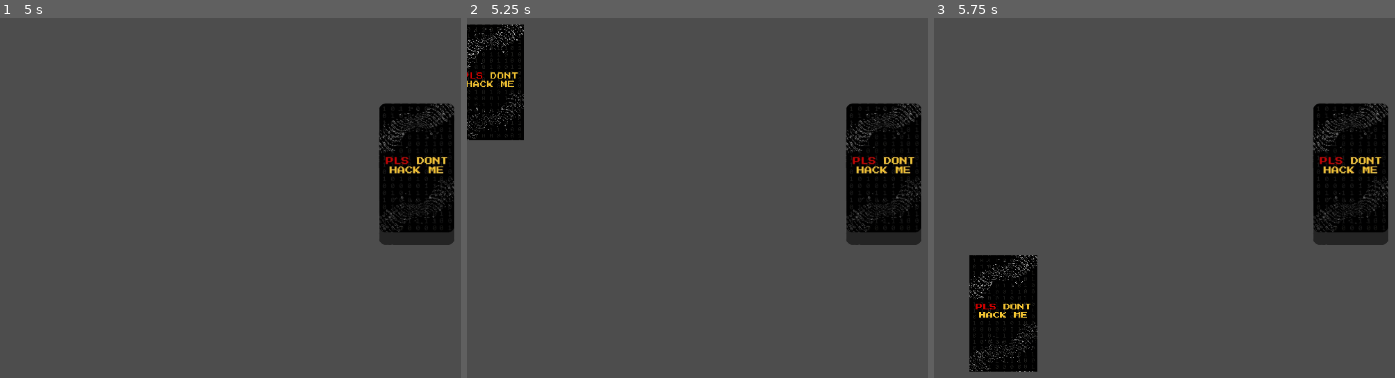
Above: before the commit, frames 1-3 (left to right).
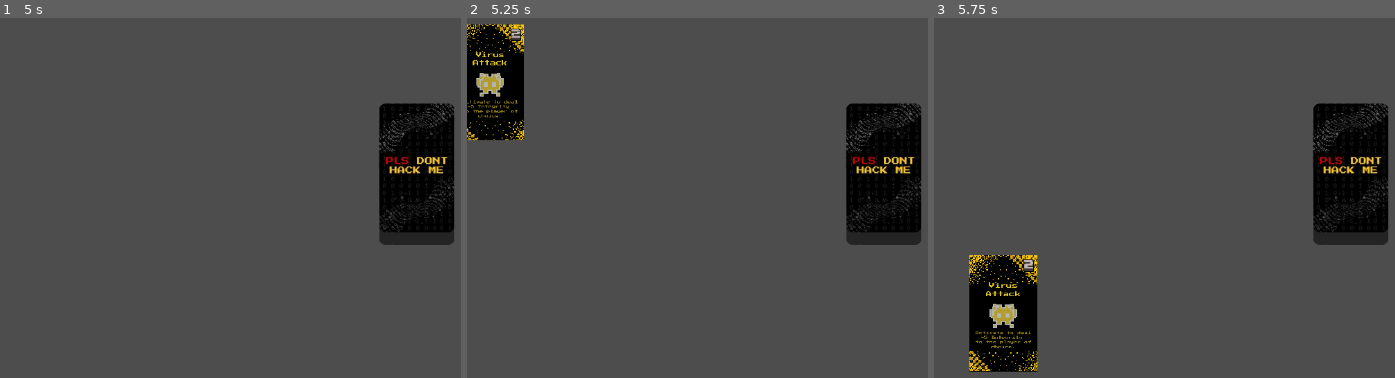
Above: after the commit, the same moments.

Repository: tawaninm/PlsDontHackMe
Game: Godot game, scene res://Scene/main.tscn
Same seed, same stepped clock (60 frames per second), same inputs: the game is played once before the commit and once after it.
Inputs (mouse positions are in pixels of both pictures, inside the frame that each line leads up to):
- Up to frame 1 (5 s): tap Enter at 0.5, 2, 3.5 s; move the mouse to (outside the picture) at 0.52 s; click (outside the picture) at 0.67 s; tap Space at 1.25, 2.75, 4.25 s; drag from (239, 212) to (414, 169) at 1.27 s; move the mouse to (outside the picture) at 2.02 s; click (outside the picture) at 2.17 s; drag from (359, 280) to (161, 122) at 2.77 s; move the mouse to (outside the picture) at 3.52 s; click (outside the picture) at 3.67 s; drag from (161, 122) to (414, 169) at 4.27 s
- Up to frame 2 (5.25 s): move the mouse to (904, 190) at 5.02 s; click (904, 190) at 5.17 s
- Up to frame 3 (5.75 s): no input

Frame 1 is identical in both runs. In frame 2, 1.6% of the frame differs, in the area x 0-13%, y 1-35%; in frame 3, 1.9%, in the area x 7-23%, y 65-99%.

Commit message:
Working Multiple Cards

Diff:
--- a/Scene/card.tscn
+++ b/Scene/card.tscn
@@ -1,7 +1,6 @@
-[gd_scene load_steps=4 format=3 uid="uid://u44cll7bp3s0"]
+[gd_scene load_steps=3 format=3 uid="uid://u44cll7bp3s0"]
 
 [ext_resource type="Script" uid="uid://c372ipk0lnpbf" path="res://Script/card.gd" id="1_xlue2"]
-[ext_resource type="Texture2D" uid="uid://bhihhqxt3daf1" path="res://Asset/CARDS/4.png" id="2_vg657"]
 
 [sub_resource type="RectangleShape2D" id="RectangleShape2D_p405s"]
 size = Vector2(760, 1345)
@@ -14,10 +13,9 @@
 [node name="Area2D" type="Area2D" parent="."]
 position = Vector2(0, 5.72205e-06)
 
-[node name="4" type="Sprite2D" parent="Area2D"]
+[node name="CardImage" type="Sprite2D" parent="Area2D"]
 position = Vector2(1.81899e-12, -1.43052e-06)
 scale = Vector2(0.59, 0.59)
-texture = ExtResource("2_vg657")
 
 [node name="CollisionShape2D" type="CollisionShape2D" parent="Area2D"]
 position = Vector2(-1.19209e-06, -2.50008)
--- a/Script/CardData.gd
+++ b/Script/CardData.gd
@@ -1,16 +1,8 @@
 extends Node
 
 const CARDS = {
-	"Cat": {
-		"artwork": preload("res://Asset/CARDS/13.png"),
-	},
-	"Overclock": {
-		"artwork": preload("res://Asset/CARDS/6.png"),
-	},
-	"CorruptedScript": {
-		"artwork": preload("res://Asset/CARDS/9.png"),
-	},
-	"VirusAttack": {
-		"artwork": preload("res://Asset/CARDS/19.png"),
-	},
+	"Cat": [],
+	"CorruptedScript": [],
+	"VirusAttack": [],
+	"Overclock": [],
 }
--- a/Script/card_manager.gd
+++ b/Script/card_manager.gd
@@ -5,8 +5,9 @@
 
 var card_being_dragged
 var screen_size
-var is_hovering_on_card = false
 var player_hand_reference
+
+var last_hovered_card = null
 
 func _ready() -> void:
 	screen_size = get_viewport_rect().size
@@ -20,6 +21,22 @@
 			clamp(mouse_pos.x, 0, screen_size.x),
 			clamp(mouse_pos.y, 0, screen_size.y)
 		)
+	else:
+		# Check for the topmost card under the mouse every frame.
+		var current_hovered_card = raycast_check_for_card()
+
+		# If the card under the mouse has changed, update the highlighting.
+		if current_hovered_card != last_hovered_card:
+			# Explicitly un-highlight the previous card if one exists.
+			if last_hovered_card:
+				hightlight_card(last_hovered_card, false)
+
+			# If there's a new card, highlight it.
+			if current_hovered_card:
+				hightlight_card(current_hovered_card, true)
+
+			# Store the new card as the last hovered card for the next frame.
+			last_hovered_card = current_hovered_card
 
 func on_card_pressed(card):
 	print("pressed %s" % card.name)
@@ -28,31 +45,16 @@
 func on_left_click():
 	print("clicked")
 
-func connect_card_signals(card):
-	card.connect("hovered", on_hovered_over_card)
-	card.connect("hovered_off", on_hovered_off_card)
-
-func on_hovered_over_card(card):
-	if !is_hovering_on_card:
-		is_hovering_on_card = true
-	hightlight_card(card, true)
-
-func on_hovered_off_card(card):
-	if !card_being_dragged:
-		hightlight_card(card, false)
-		var new_card_hovered = raycast_check_for_card()
-		if new_card_hovered:
-			hightlight_card(new_card_hovered, true)
+func hightlight_card(card, hovered):
+	# Added a check to ensure the node is a card before applying highlighting logic.
+	if card and card.name.begins_with("Card_"):
+		if hovered:
+			card.scale = Vector2(0.21, 0.21)
+			card.z_index = 2
 		else:
-			is_hovering_on_card = false
-
-func hightlight_card(card, hovered):
-	if hovered:
-		card.scale = Vector2(0.21, 0.21)
-		card.z_index = 2
-	else:
-		card.scale = Vector2(0.2, 0.2)
-		card.z_index = 1
+			# When not hovered, reset the scale and z_index.
+			card.scale = Vector2(0.2, 0.2)
+			card.z_index = 1
 
 func raycast_check_for_card_slot():
 	var space_state = get_world_2d().direct_space_state
@@ -66,6 +68,7 @@
 	return null
 
 func raycast_check_for_card():
+	# Finds the topmost card at the mouse position.
 	var space_state = get_world_2d().direct_space_state
 	var parameters = PhysicsPointQueryParameters2D.new()
 	parameters.position = get_global_mouse_position()
@@ -77,6 +80,7 @@
 	return null
 
 func get_card_with_highest_z_index(cards):
+	# This helper function finds the card with the highest z_index in a list.
 	var highest_z_card = cards[0].collider.get_parent()
 	var highest_z_index = highest_z_card.z_index
 	for i in range(1, cards.size()):
--- a/Script/deck.gd
+++ b/Script/deck.gd
@@ -2,25 +2,32 @@
 
 const CARD_SCENE_PATH = "res://Scene/card.tscn"
 var card_types = ["Overclock", "CorruptedScript", "VirusAttack", "Cat"]
-var card_data_reference = preload("res://Script/CardData.gd")
+var card_data_reference
+var card_manager_reference
+
+func _ready() -> void:
+	card_data_reference = preload("res://Script/CardData.gd")
+	card_manager_reference = $"../CardManager"
 
 func draw_card():
 	print("draw")
 
-	# Pick random type
+	# Pick a random card type.
 	var card_type = card_types[randi() % card_types.size()]
 
-	# Make new card
+	# Create a new card instance.
 	var card_scene = preload(CARD_SCENE_PATH)
 	var new_card = card_scene.instantiate()
-	$"../CardManager".add_child(new_card)
 
-	# Name it
+	# Add the new card to the CardManager as a child.
+	card_manager_reference.add_child(new_card)
+
+	# Corrected path for the card texture.
+	var card_image_page = str("res://Asset/CARDS/"+card_type+".png")
+	new_card.get_node("Area2D/CardImage").texture = load(card_image_page)
+
+	# Name it.
 	new_card.name = "Card_" + card_type
 
-	# Apply artwork (⚠ requires the card scene to have a Sprite2D or TextureRect)
-	if new_card.has_node("Artwork"): # your child node inside card.tscn
-		new_card.get_node("Artwork").texture = card_data_reference.CARDS[card_type]["artwork"]
-
-	# Send to hand
+	# Send to hand.
 	$"../PlayerHand".add_card_to_hand(new_card)
Renamed: Asset/CARDS/13.png -> Asset/CARDS/Cat.png
Not shown, changed: Asset/CARDS/Cat.png.import
Renamed: Asset/CARDS/9.png -> Asset/CARDS/CorruptedScript.png
Not shown, changed: Asset/CARDS/CorruptedScript.png.import
Renamed: Asset/CARDS/6.png -> Asset/CARDS/Overclock.png
Not shown, changed: Asset/CARDS/Overclock.png.import
Renamed: Asset/CARDS/19.png -> Asset/CARDS/VirusAttack.png
Not shown, changed: Asset/CARDS/VirusAttack.png.import
